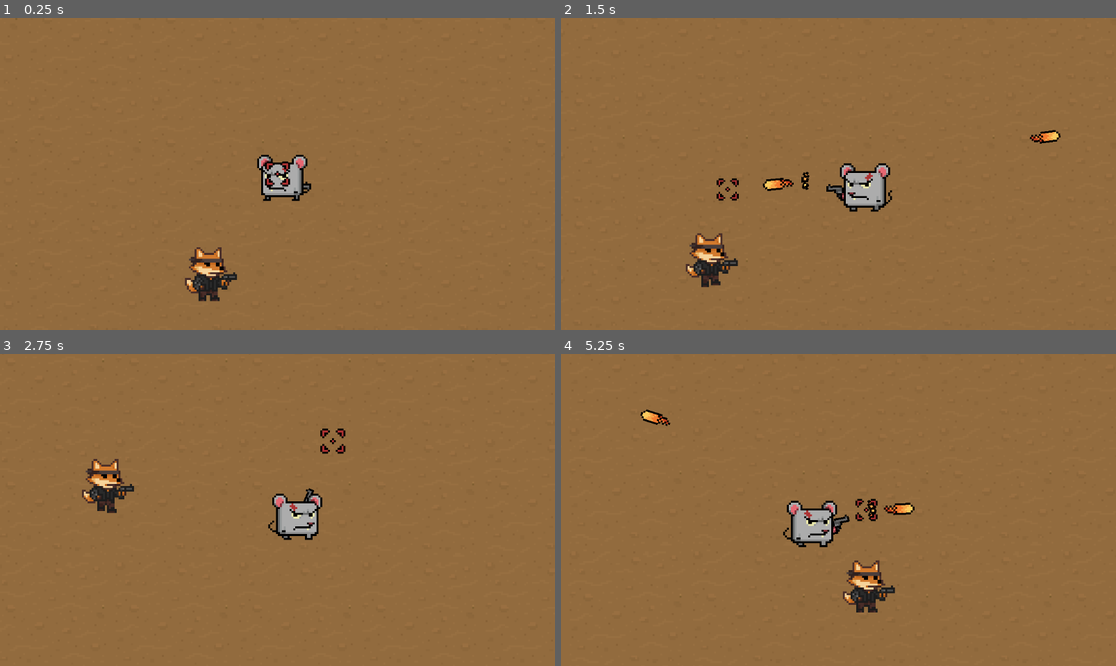
Above: before the commit, frames 1-4 (two rows, left to right).
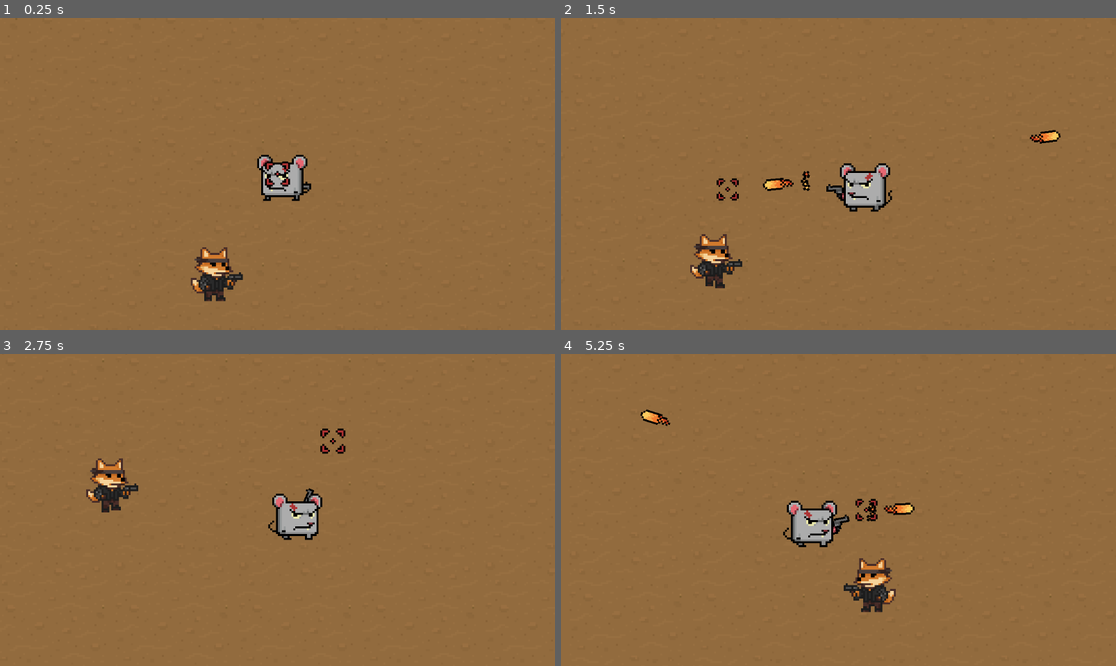
Above: after the commit, the same moments.

Repository: LelekDEV/Ratslinger
Game: Godot game, scene res://scenes/root/game.tscn
The game is run twice, just before and just after one commit, with the same random seed, the same clock (stepped at 60 frames per second) and the same inputs.
Inputs (mouse positions are in pixels of both pictures, inside the frame that each line leads up to):
- Up to frame 1 (0.25 s): no input
- Up to frame 2 (1.5 s): move the mouse to (960, 158) at 0.52 s; hold D (right) 0.53-1.28 s; click (960, 158) at 0.6 s; move the mouse to (727, 189) at 1.27 s; hold S (down) from 1.28 s (still down); click (727, 189) at 1.35 s
- Up to frame 3 (2.75 s): move the mouse to (333, 441) at 2.02 s; release S (down) at 2.03 s; hold D (right) from 2.03 s (still down); click (333, 441) at 2.1 s
- Up to frame 4 (5.25 s): move the mouse to (810, 572) at 2.77 s; release D (right) at 2.78 s; hold W (up) 2.78-3.53 s; click (810, 572) at 2.85 s; move the mouse to (1005, 556) at 3.52 s; hold A (left) 3.53-5.03 s; click (1005, 556) at 3.6 s; move the mouse to (672, 463) at 4.27 s; click (672, 463) at 4.35 s; move the mouse to (866, 510) at 5.02 s; hold S (down) from 5.03 s (still down); click (866, 510) at 5.1 s

The runs differ from the first frame. In frame 1, 0.8% of the frame differs, in the area x 33-44%, y 73-91%; in frame 2, 0.8%; in frame 3, 0.7%; in frame 4, 1.0%, in the area x 50-61%, y 46-83%.

Commit message:
feat: make enemies vincible

Diff:
--- a/project.godot
+++ b/project.godot
@@ -18,11 +18,21 @@
 [autoload]
 
 SignalBus="*res://scripts/global/signal_bus.gd"
+ParticleSpawner="*res://scripts/global/particle_spawner.gd"
 
 [editor]
 
 movie_writer/movie_file="C:/Users/Euro/Documents/ratvid.avi"
 movie_writer/fps=144
+
+[file_customization]
+
+folder_colors={
+"res://graphics/": "purple",
+"res://scenes/": "red",
+"res://scripts/": "yellow",
+"res://shaders/": "pink"
+}
 
 [input]
 
--- /dev/null
+++ b/scenes/enemy.tscn
@@ -0,0 +1,69 @@
+[gd_scene load_steps=11 format=3 uid="uid://b74p6grnvdpcy"]
+
+[ext_resource type="Script" uid="uid://dcaaflxnumfnk" path="res://scripts/enemy.gd" id="1_4ra3w"]
+[ext_resource type="Shader" uid="uid://bjffpecbie5lq" path="res://shaders/flash.gdshader" id="2_5uy6h"]
+[ext_resource type="Texture2D" uid="uid://cugo8kcyf1q4f" path="res://graphics/fox.png" id="3_c4w8v"]
+
+[sub_resource type="ShaderMaterial" id="ShaderMaterial_4ra3w"]
+resource_local_to_scene = true
+shader = ExtResource("2_5uy6h")
+shader_parameter/active = false
+shader_parameter/color = Color(1, 1, 1, 1)
+
+[sub_resource type="AtlasTexture" id="AtlasTexture_iifgy"]
+atlas = ExtResource("3_c4w8v")
+region = Rect2(0, 0, 30, 30)
+
+[sub_resource type="AtlasTexture" id="AtlasTexture_epg4t"]
+atlas = ExtResource("3_c4w8v")
+region = Rect2(30, 0, 30, 30)
+
+[sub_resource type="AtlasTexture" id="AtlasTexture_3yqyl"]
+atlas = ExtResource("3_c4w8v")
+region = Rect2(60, 0, 30, 30)
+
+[sub_resource type="AtlasTexture" id="AtlasTexture_wujgv"]
+atlas = ExtResource("3_c4w8v")
+region = Rect2(90, 0, 30, 30)
+
+[sub_resource type="SpriteFrames" id="SpriteFrames_7xaro"]
+animations = [{
+"frames": [{
+"duration": 2.0,
+"texture": SubResource("AtlasTexture_iifgy")
+}, {
+"duration": 1.0,
+"texture": SubResource("AtlasTexture_epg4t")
+}],
+"loop": true,
+"name": &"idle",
+"speed": 3.0
+}, {
+"frames": [{
+"duration": 1.0,
+"texture": SubResource("AtlasTexture_3yqyl")
+}, {
+"duration": 1.0,
+"texture": SubResource("AtlasTexture_wujgv")
+}],
+"loop": true,
+"name": &"walk",
+"speed": 6.0
+}]
+
+[sub_resource type="CapsuleShape2D" id="CapsuleShape2D_4gyqm"]
+
+[node name="FoxEnemy" type="CharacterBody2D" groups=["enemy"]]
+script = ExtResource("1_4ra3w")
+
+[node name="AnimatedSprite2D" type="AnimatedSprite2D" parent="."]
+material = SubResource("ShaderMaterial_4ra3w")
+sprite_frames = SubResource("SpriteFrames_7xaro")
+animation = &"idle"
+
+[node name="CollisionShape2D" type="CollisionShape2D" parent="."]
+shape = SubResource("CapsuleShape2D_4gyqm")
+
+[node name="WalkExtendTimer" type="Timer" parent="."]
+wait_time = 0.1
+one_shot = true
--- /dev/null
+++ b/scenes/particles/blood_particles.tscn
@@ -0,0 +1,28 @@
+[gd_scene load_steps=4 format=3 uid="uid://xujmcv6kipp6"]
+
+[ext_resource type="Texture2D" uid="uid://b6dit7a2umjv4" path="res://graphics/blood_particle.png" id="1_ntwx8"]
+[ext_resource type="Script" uid="uid://d3bf6sl0ryhxc" path="res://scripts/basic_particles.gd" id="2_eoory"]
+
+[sub_resource type="Curve" id="Curve_665h7"]
+_data = [Vector2(0.00358423, 1), 0.0, 0.0, 0, 0, Vector2(0.5, 0), 0.0, 0.0, 0, 0]
+point_count = 2
+
+[node name="BloodParticles" type="CPUParticles2D"]
+emitting = false
+amount = 4
+texture = ExtResource("1_ntwx8")
+one_shot = true
+explosiveness = 0.8
+spread = 180.0
+gravity = Vector2(0, 50)
+initial_velocity_min = 40.0
+initial_velocity_max = 40.0
+angular_velocity_min = -360.0
+angular_velocity_max = 360.0
+damping_min = 100.0
+damping_max = 100.0
+scale_amount_max = 2.0
+scale_amount_curve = SubResource("Curve_665h7")
+script = ExtResource("2_eoory")
+
+[connection signal="finished" from="." to="." method="_on_finished"]
--- a/scenes/shoot_particles.tscn
+++ b/scenes/particles/shoot_particles.tscn
@@ -1,6 +1,6 @@
 [gd_scene load_steps=5 format=3 uid="uid://b0vfomli4c7f8"]
 
-[ext_resource type="Script" uid="uid://d3bf6sl0ryhxc" path="res://scripts/shoot_particles.gd" id="1_odpyr"]
+[ext_resource type="Script" uid="uid://d3bf6sl0ryhxc" path="res://scripts/basic_particles.gd" id="1_odpyr"]
 [ext_resource type="Texture2D" uid="uid://cob1nie54gw8f" path="res://graphics/player/shoot_particle.png" id="1_t7olk"]
 
 [sub_resource type="Curve" id="Curve_t7olk"]
@@ -12,6 +12,7 @@
 colors = PackedColorArray(0.772549, 0.235294, 0.117647, 1, 0.984314, 0.792157, 0.368627, 1)
 
 [node name="ShootParticles" type="CPUParticles2D"]
+emitting = false
 texture = ExtResource("1_t7olk")
 lifetime = 2.0
 one_shot = true
--- a/scenes/projectile.tscn
+++ b/scenes/projectile.tscn
@@ -32,6 +32,9 @@
 "speed": 12.0
 }]
 
+[sub_resource type="CircleShape2D" id="CircleShape2D_q3m7n"]
+radius = 7.0
+
 [node name="Projectile" type="Area2D"]
 script = ExtResource("1_c8fcr")
 
@@ -40,9 +43,13 @@
 autoplay = "default"
 frame_progress = 0.73355
 
+[node name="CollisionShape2D" type="CollisionShape2D" parent="."]
+shape = SubResource("CircleShape2D_q3m7n")
+
 [node name="DeathTimer" type="Timer" parent="."]
 wait_time = 5.0
 one_shot = true
 autostart = true
 
+[connection signal="body_entered" from="." to="." method="_on_body_entered"]
 [connection signal="timeout" from="DeathTimer" to="." method="_on_death_timer_timeout"]
--- a/scenes/root/game.tscn
+++ b/scenes/root/game.tscn
@@ -6,7 +6,7 @@
 [ext_resource type="PackedScene" uid="uid://lw0lbb371my5" path="res://scenes/crosshair.tscn" id="2_7dpn4"]
 [ext_resource type="Script" uid="uid://do3ehr4w1u0d6" path="res://scripts/camera.gd" id="4_bq78c"]
 [ext_resource type="Texture2D" uid="uid://kk3dfut1xl6v" path="res://graphics/cacti.png" id="4_wcdyl"]
-[ext_resource type="PackedScene" uid="uid://b74p6grnvdpcy" path="res://enemy.tscn" id="5_1qygq"]
+[ext_resource type="PackedScene" uid="uid://b74p6grnvdpcy" path="res://scenes/enemy.tscn" id="5_1qygq"]
 
 [sub_resource type="TileSetAtlasSource" id="TileSetAtlasSource_o8yes"]
 texture = ExtResource("4_wcdyl")
@@ -46,12 +46,12 @@
 position_smoothing_enabled = true
 script = ExtResource("4_bq78c")
 
-[node name="Projectiles" type="Node" parent="." groups=["projectiles"]]
-
 [node name="Enemies" type="Node" parent="."]
 
-[node name="Enemy" parent="Enemies" instance=ExtResource("5_1qygq")]
+[node name="FoxEnemy" parent="Enemies" instance=ExtResource("5_1qygq")]
 position = Vector2(-33, 52)
+
+[node name="Projectiles" type="Node" parent="." groups=["projectiles"]]
 
 [node name="Crosshair" parent="." instance=ExtResource("2_7dpn4")]
 z_index = 1
@@ -66,3 +66,9 @@
 offset_right = 270.0
 offset_bottom = 180.0
 metadata/_edit_lock_ = true
+
+[node name="EnemySpawnTimer" type="Timer" parent="."]
+wait_time = 5.0
+autostart = true
+
+[connection signal="timeout" from="EnemySpawnTimer" to="." method="_on_enemy_spawn_timer_timeout"]
--- /dev/null
+++ b/scripts/basic_particles.gd
@@ -0,0 +1,4 @@
+extends CPUParticles2D
+
+func _on_finished() -> void:
+	queue_free()
--- a/scripts/enemy.gd
+++ b/scripts/enemy.gd
@@ -1,22 +1,58 @@
 extends CharacterBody2D
+class_name Enemy
+
+@onready var player: Player = get_tree().get_first_node_in_group("player")
 
 @onready var sprite: AnimatedSprite2D = $AnimatedSprite2D
-@onready var player: Player = get_tree().get_first_node_in_group("player")
+@onready var walk_extend_timer: Timer = $WalkExtendTimer
 
 var speed: float = 30
-
+var acceleration: float = 0.05
+var max_health: float = 4
+var health: float = max_health
 
 func _physics_process(_delta: float) -> void:
 	var player_pos = player.global_position
-	var direction =  (player_pos - global_position).normalized()
+	var direction = (player_pos - global_position).normalized()
 
 	if global_position.distance_squared_to(player_pos) > 80 ** 2:
-		velocity = speed * direction
+		velocity = lerp(velocity, speed * direction, 0.2)
 
 		if velocity.length() > 0:
 			sprite.play("walk")
+			walk_extend_timer.start()
 	else:
-		velocity = Vector2.ZERO
-		sprite.play("idle")
+		velocity = lerp(velocity, Vector2.ZERO, 0.2)
+
+		if walk_extend_timer.is_stopped():
+			sprite.play("idle")
+
+	if direction.x < 0:
+		sprite.flip_h = true
+	elif direction.x > 0:
+		sprite.flip_h = false
 
 	move_and_slide()
+
+func take_damage(amount: float) -> void:
+	health -= amount
+
+	if health <= 0:
+		queue_free()
+
+func spawn_damage_particle(hit_position: Vector2) -> void:
+	var particles = ParticleSpawner.instantiate(ParticleSpawner.ID.BLOOD)
+
+	particles.emitting = true
+
+	if is_queued_for_deletion():
+		particles.global_position = global_position + (hit_position - global_position) * 0.5
+		get_tree().root.add_child(particles)
+	else:
+		particles.position = (hit_position - global_position) * 0.5
+		add_child(particles)
+
+func hit_flash() -> void:
+	sprite.material.set_shader_parameter("active", true)
+	await get_tree().create_timer(0.1).timeout
+	sprite.material.set_shader_parameter("active", false)
--- a/scripts/game.gd
+++ b/scripts/game.gd
@@ -1,4 +1,8 @@
 extends Node2D
+
+@onready var _Enemy: PackedScene = preload("res://scenes/enemy.tscn")
+
+@onready var enemies: Node = $Enemies
 
 @onready var player: Player = $Player
 @onready var camera: Camera2D = $Player/Camera2D
@@ -7,3 +11,15 @@
 func _ready() -> void:
 	SignalBus.player_shoot.connect(camera.on_player_shoot)
 	SignalBus.player_shoot.connect(crosshair.on_player_shoot)
+
+func _on_enemy_spawn_timer_timeout() -> void:
+	var enemy: Enemy = _Enemy.instantiate()
+
+	if randi_range(0, 2) == 0:
+		enemy.global_position.x = 364
+		enemy.global_position.y = randi_range(-264, 264)
+	else:
+		enemy.global_position.x = randi_range(-364, 364)
+		enemy.global_position.y = -264 if randi_range(0, 1) == 0 else 264
+
+	enemies.add_child(enemy)
--- /dev/null
+++ b/scripts/global/particle_spawner.gd
@@ -0,0 +1,10 @@
+extends Node
+
+enum ID {SHOOT, BLOOD}
+
+func instantiate(id: ID) -> CPUParticles2D:
+	match id:
+		ID.SHOOT: return preload("res://scenes/particles/shoot_particles.tscn").instantiate()
+		ID.BLOOD: return preload("res://scenes/particles/blood_particles.tscn").instantiate()
+
+	return null
--- a/scripts/player.gd
+++ b/scripts/player.gd
@@ -1,13 +1,13 @@
 extends CharacterBody2D
 class_name Player
+
+@onready var projectiles: Node = get_tree().get_first_node_in_group("projectiles")
 
 @onready var gun_sprite: Sprite2D = $GunSprite
 @onready var base_sprite: AnimatedSprite2D = $BaseSprite
 @onready var legs_sprite: AnimatedSprite2D = $LegsSprite
 
 @onready var shoot_cooldown: Timer = $ShootCooldown
-
-@onready var projectiles: Node = get_tree().get_first_node_in_group("projectiles")
 
 var speed: float = 75
 var acceleration: float = 0.05
@@ -27,7 +27,7 @@
 	var shoot_pos = Vector2(16, 16) * direction + Vector2(0, 2)
 
 	var projectile = Projectile.instantiate()
-	var particles = ShootParticles.instantiate()
+	var particles = ParticleSpawner.instantiate(ParticleSpawner.ID.SHOOT)
 
 	projectile.global_position = global_position + shoot_pos
 	projectile.global_rotation = direction.angle()
--- a/scripts/projectile.gd
+++ b/scripts/projectile.gd
@@ -1,5 +1,8 @@
 extends Area2D
 class_name Projectile
+
+var damage: float = 1
+var knockback: float = 150
 
 var speed: float = 150
 var direction: Vector2
@@ -14,3 +17,13 @@
 
 func _on_death_timer_timeout() -> void:
 	queue_free()
+
+func _on_body_entered(body: Node2D) -> void:
+	if body.is_in_group("enemy"):
+		body.take_damage(1)
+		body.spawn_damage_particle(global_position)
+		body.hit_flash()
+
+		body.velocity += direction * knockback
+
+		queue_free()
--- a/scripts/shoot_particles.gd
+++ /dev/null
@@ -1,8 +0,0 @@
-extends CPUParticles2D
-class_name ShootParticles
-
-static func instantiate() -> ShootParticles:
-	return preload("res://scenes/shoot_particles.tscn").instantiate() as ShootParticles
-
-func _on_finished() -> void:
-	queue_free()
--- /dev/null
+++ b/shaders/flash.gdshader
@@ -0,0 +1,9 @@
+shader_type canvas_item;
+
+uniform bool active = false;
+uniform vec3 color: source_color = vec3(1, 1, 1);
+
+void fragment()
+{
+	if (active) COLOR = vec4(color, texture(TEXTURE, UV).a);
+}
Binary file changed: graphics/Fox.png
Binary file added: graphics/blood_particle.png
Not shown, changed: graphics/blood_particle.png.import
Renamed: graphics/fence.png -> graphics/unused/fence.png
Not shown, changed: graphics/unused/fence.png.import
Renamed: graphics/RFence.png -> graphics/unused/fence_wide.png
Not shown, changed: graphics/unused/fence_wide.png.import
Not shown: 1 places in scenes/projectile.tscn that only renumber resources
Renamed: scripts/shoot_particles.gd.uid -> scripts/basic_particles.gd.uid
Not shown, added: scripts/global/particle_spawner.gd.uid
Not shown, added: shaders/flash.gdshader.uid
